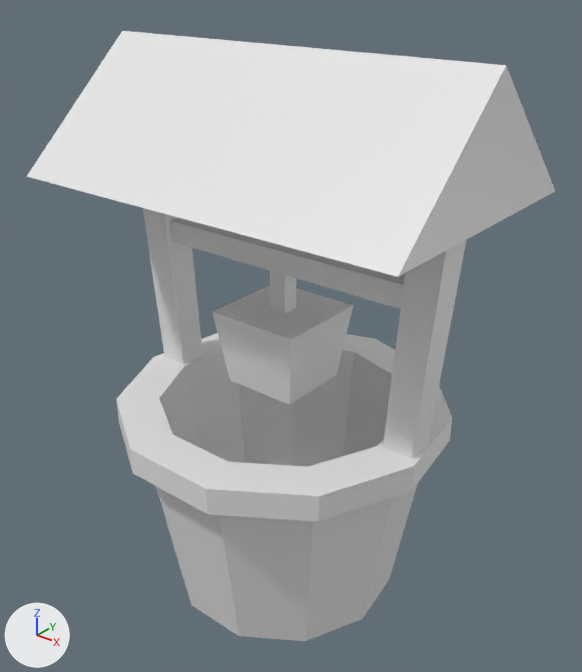
What one commit did to the Blender file assets/models/buildings/well.blend.
Both versions are drawn from a 50 mm lens placed at (3.78, -4.63, 5.27), pointed at (0.02, 0.07, 2.36). Lighting does not change. The marker at lower left points along +X, +Y and +Z. The picture after the commit comes second.
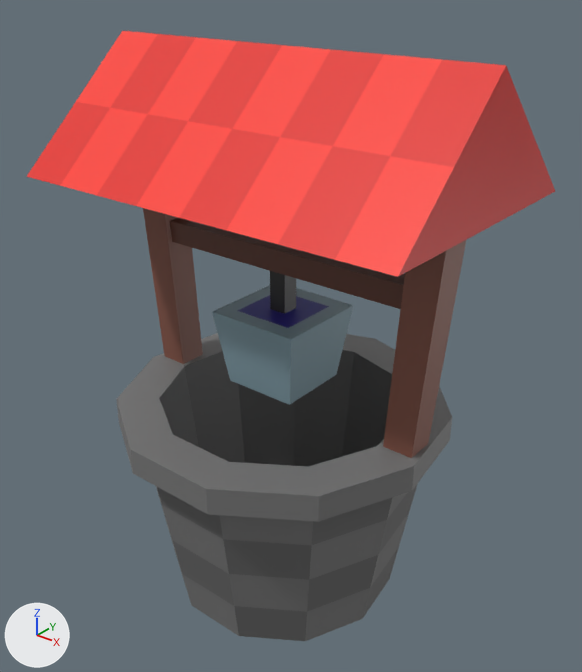
What changed in the scene script:
```text
Add img_color_palette_png:
    img_color_palette_png = load_image('color-palette.png', '../../textures/color-palette.png', 512, 512, 'sRGB')
Add mat_material:
    mat_material = principled_material('Material')
    mat_material.texture = img_color_palette_png
Change me_circle:
    used by ob_circle; location = (0.0, 0.0, 0.0)
    remove me_circle.from_pydata(...)  # 66 vertices, 57 faces; spans x -1.4..1.4, y -1.36..1.42, z 0.0..1.81
    add me_circle.from_pydata(...)  # 99 vertices, 90 faces; spans x -1.4..1.4, y -1.36..1.42, z 0.0..1.81
    me_circle part 1
    11 faces are deleted
    33 vertices are added at x -1.19..1.19, y -1.15..1.2, z 0.4..1.19
    44 new faces join them
    me_circle part 2: 46 faces spanning x -1.4..1.4, y -1.36..1.42, z 0.0..1.81 switch from no material to mat_material (picture img_color_palette_png)
Change me_cube_001:
    where me_cube_001.from_pydata(...)  # 8 vertices, 6 faces; spans x -1.0..2.3, y -1.1..1.1, z -1.0..14.8
    add me_cube_001.materials.append(mat_material)  # picture img_color_palette_png
Change me_cube_002:
    where me_cube_002.from_pydata(...)  # 8 vertices, 6 faces; spans x -2.3..1.0, y -1.1..1.1, z -1.0..14.8
    add me_cube_002.materials.append(mat_material)  # picture img_color_palette_png
Change me_cube_003:
    where me_cube_003.from_pydata(...)  # 8 vertices, 6 faces; spans x -1.0..1.0, y -1.0..1.0, z -1.0..1.0
    used by ob_cube_002; location = (0.0, 0.0, 3.06); scale = (1.25, 0.0925, 0.0925)
    me_cube_003 part 3: texture (UV) coordinates of 6 of 6 faces, centred in x -1.0..1.0, y -1.0..1.0, z -1.0..1.0, changed; they spanned u 0.12..0.88, v 0.0..1.0 and now span u 0.6..0.63, v 0.14..0.17
    add me_cube_003.materials.append(mat_material)  # picture img_color_palette_png
Change me_cube_004:
    where me_cube_004.from_pydata(...)  # 20 vertices, 18 faces; spans x -1.28..1.28, y -1.28..1.28, z -1.0..2.11
    used by ob_cube_003; location = (0.0, 0.0, 2.3); scale = (0.318, 0.318, 0.318)
    me_cube_004 part 4: texture (UV) coordinates of 18 of 18 faces, centred in x -1.14..1.14, y -1.14..1.14, z -1.0..2.11, changed; they spanned u 0.12..0.88, v 0.0..1.0 and now span u 0.48..0.95, v 0.21..0.6
    add me_cube_004.materials.append(mat_material)  # picture img_color_palette_png
Change me_plane:
    where me_plane.from_pydata(...)  # 60 vertices, 52 faces; spans x -1.0..1.0, y -1.0..1.0, z 0.0..0.99
    used by ob_plane; location = (0.0, 0.0, 3.65); scale = (1.69, 1.08, 1.0)
    me_plane part 5: texture (UV) coordinates of 52 of 52 faces, centred in x -1.0..1.0, y -0.8..0.8, z 0.0..0.74, changed; they spanned u 0.0..1.0, v 0.0..1.0 and now span u 0.04..0.62, v 0.2..0.73
    add me_plane.materials.append(mat_material)  # picture img_color_palette_png
```

Boxes (x1, y1, x2, y2) around the edits, measured in the pictures (582 x 672 px):
'Plane', recoloured, surface changed (white to red)
    both: (27, 31, 555, 277)
'Cube.003', recoloured, surface changed (white to cyan)
    both: (212, 271, 353, 405)
'Cube', recoloured (white to brown)
    both: (383, 240, 466, 458)
'Cube.002', recoloured, surface changed (white to brown)
    both: (170, 218, 405, 309)
'Cube.001', recoloured (white to brown)
    both: (143, 208, 203, 364)
part 1 of me_circle, reshaped
    both: (156, 485, 417, 641)
part 2 of me_circle, recoloured (white to grey)
    both: (116, 333, 452, 522)
